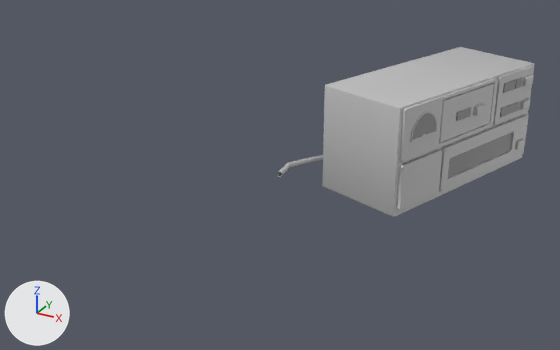
A saved change to the FBX model Assets/_Assets/Models/MultiUnits_03.fbx.
Both versions are drawn from a 50 mm camera at (7.54, -9.54, 15.1) aimed at (0.67, 2.97, 8.84). The axes (+X, +Y, +Z) are drawn at lower left. The lights are the same throughout. The older version comes first. Where no turn or scale is listed for an object, it has been applied to the vertices.

Objects in the first picture: 'ApparentMag_Panel', 'PhotoColor_Mod', 'blankPanel', 'bottombaseUnit', 'spectromMod_v1' and 5 more.
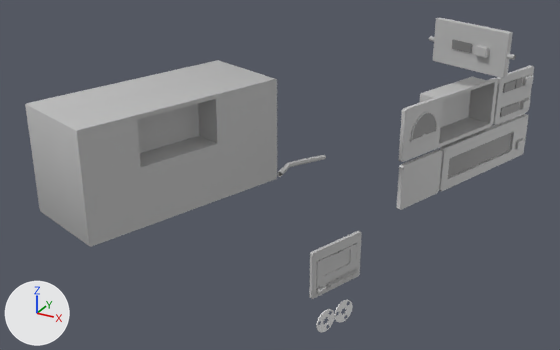
Pixel boxes (x1, y1, x2, y2) of what changed, in the pictures (560 x 350 px):
'bottombaseUnit', moved: before (322, 47, 535, 217); after (25, 60, 277, 247)
'ApparentMag_Panel', moved, turned: before (439, 83, 494, 143); after (429, 18, 516, 78)
'blankPlate_v2', added: after (309, 231, 362, 299)
'reel_01', added: after (316, 309, 335, 333)
'reel_02', added: after (335, 300, 353, 323)
'AppMag_Load_01', moved, turned: before (475, 104, 485, 116); after (474, 46, 489, 58)
'tape_btn02', added: after (326, 280, 337, 289)
'tape_btn1', added: after (316, 286, 326, 294)
'tape_btn03', added: after (334, 277, 345, 284)
'tape_btn05', added: after (349, 269, 359, 277)
'tape_btn04', added: after (341, 273, 352, 280)

The change in detail:
Mesh me_cube_184 is new.
It has 16 vertices, 12 faces and spans x -0.026..0.202, y -0.144..0.082, z -0.081..0.018.
It uses material mat_blank (its picture is missing).
Mesh me_cylinder_041 is new.
It has 252 vertices, 177 faces and spans x -0.073..0.091, y -0.219..0.213, z -0.222..0.222.
Mesh me_cylinder_071 is new.
It has 252 vertices, 177 faces and spans x -0.08..0.097, y -0.217..0.211, z -0.222..0.222.
Mesh me_cube_199 is new.
It has 16 vertices, 12 faces and spans x -0.031..0.197, y -0.158..0.068, z -0.081..0.018.
It uses material mat_blank (its picture is missing).
Mesh me_cube_191 is new.
It has 16 vertices, 12 faces and spans x -0.027..0.2, y -0.149..0.077, z -0.081..0.018.
It uses material mat_blank (its picture is missing).
Mesh me_cylinder_039 is new.
It has 233 vertices, 209 faces and spans x -0.275..0.218, y -0.567..0.599, z -0.432..0.48.
It uses material mat_blank (its picture is missing).
Mesh me_cube_198 is new.
It has 16 vertices, 12 faces and spans x -0.029..0.198, y -0.154..0.072, z -0.081..0.018.
It uses material mat_blank (its picture is missing).
Mesh me_cube_200 is new.
It has 16 vertices, 12 faces and spans x -0.019..0.2, y -0.125..0.076, z -0.081..0.018.
It uses material mat_blank (its picture is missing).
Object 'ApparentMag_Panel' (ob_apparentmag_panel) moves from (3.8, 4.71, 10.16) to (3.78, 4.72, 11.44).
Object 'ApparentMag_Panel' (ob_apparentmag_panel) turns from (90, 0, 161) to (90, 0, 70) degrees about x, y and z.
Object 'bottombaseUnit' (ob_bottombaseunit) moves from (2.82, 3.64, 9.84) to (-1.36, 0.04, 9.84).
Object 'tape_btn02' (ob_tape_btn02) is new; it shows me_cube_184.
Its location is (2.56, 1.23, 7.86).
Object 'reel_01' (ob_reel_01) is new; it shows me_cylinder_041.
Its location is (2.6, 1.14, 7.1).
Object 'reel_02' (ob_reel_02) is new; it shows me_cylinder_071.
Its location is (2.75, 1.57, 7.1).
Object 'tape_btn05' (ob_tape_btn05) is new; it shows me_cube_199.
Its location is (2.75, 1.78, 7.86).
Object 'tape_btn03' (ob_tape_btn03) is new; it shows me_cube_191.
Its location is (2.62, 1.41, 7.86).
Object 'blankPlate_v2' (ob_blankplate_v2) is new; it shows me_cylinder_039.
Its location is (2.69, 1.34, 8.14).
Object 'tape_btn04' (ob_tape_btn04) is new; it shows me_cube_198.
Its location is (2.69, 1.6, 7.86).
Object 'tape_btn1' (ob_tape_btn1) is new; it shows me_cube_200.
Its location is (2.47, 0.98, 7.87).
